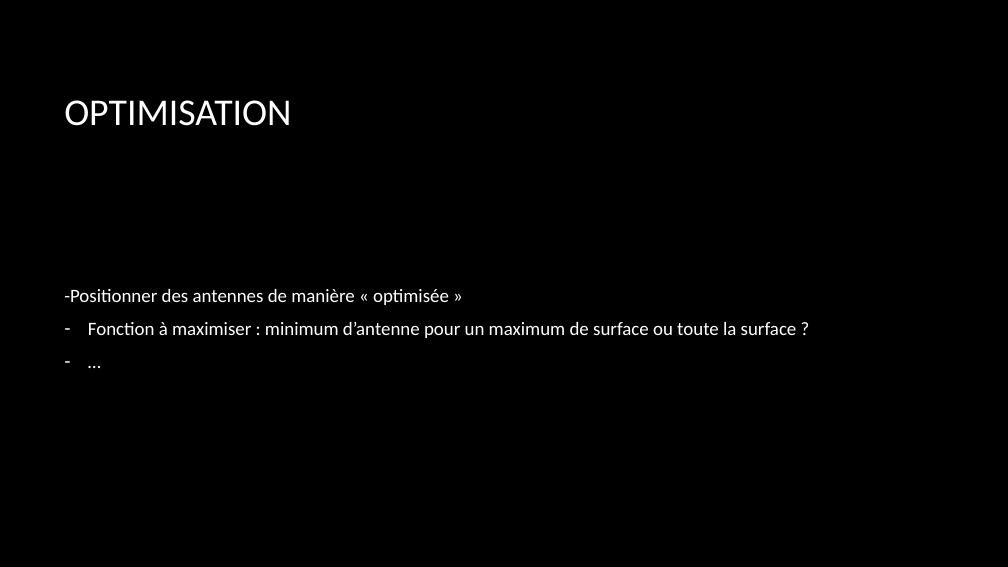
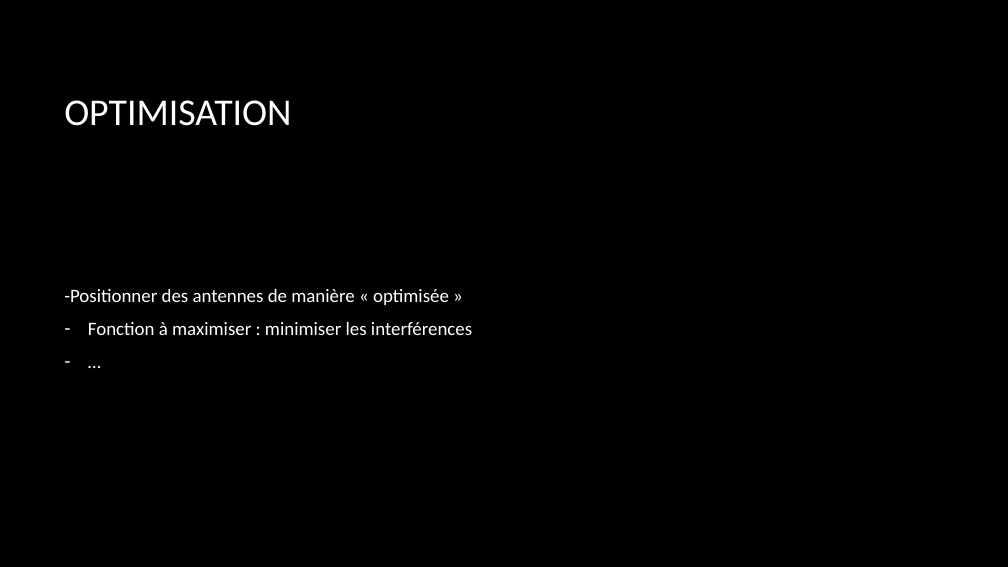
Before and after one commit to Nilas-FR/ReseauMobile, a slide deck: slide 6 of 20171121.pptx. Drawn at 1008x567 pixels with LibreOffice and Linux fonts; fonts in the diff are those of the drawing; background and template pictures are left out. Boxes give left, top, right and bottom in pixels: in the first picture for what was removed or moved away, otherwise in the second. Text is boxed around its words. In the diff, an @@ line names an element or a change of style, - is before the commit and + after.

Commit message:
Changement ppt inter

```diff
--- a/20171121.pptx
+++ b/20171121.pptx
@@ text at box(88, 322, 472, 335): text changed @@
-– Fonction à maximiser : minimum d’antenne pour un maximum de surface ou toute la surface ?
+– Fonction à maximiser : minimiser les interférences
```
